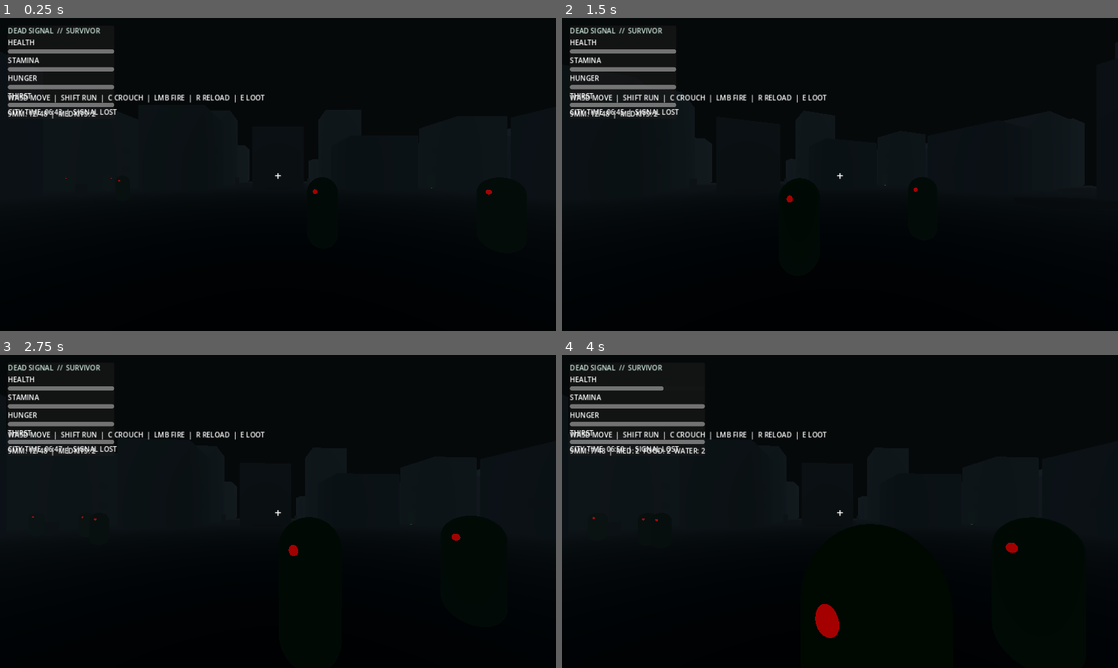
Above: before the commit, frames 1-4 (two rows, left to right).
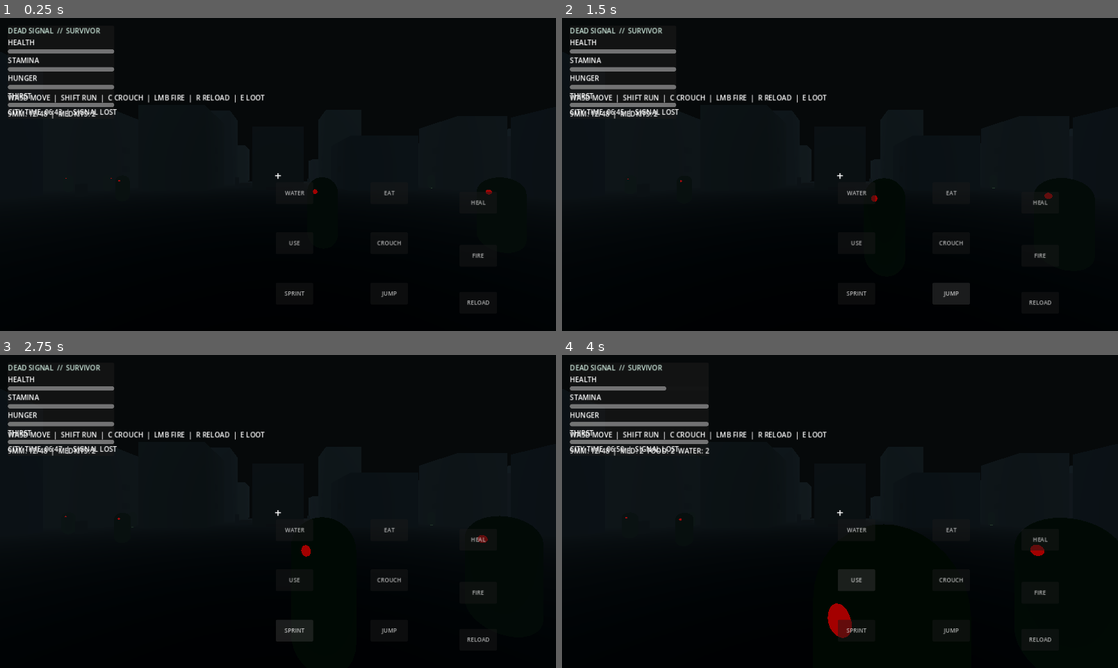
Above: after the commit, the same moments.

Repository: TeamNovaLauncher/DEAD-SIGNAL
Game: Godot game, scene res://scenes/main.tscn
Same seed, same stepped clock (60 frames per second), same inputs: the game is played once before the commit and once after it.
Inputs (mouse positions are in pixels of both pictures, inside the frame that each line leads up to):
- Up to frame 1 (0.25 s): no input
- Up to frame 2 (1.5 s): click (1040, 255) at 0.5 s, where only the run after the commit has a clickable "FIRE"; click (951, 293) at 1.25 s, where only the run after the commit has a clickable "JUMP"
- Up to frame 3 (2.75 s): click (294, 630) at 2 s, where only the run after the commit has a clickable "SPRINT"
- Up to frame 4 (4 s): click (951, 580) at 2.75 s, where only the run after the commit has a clickable "CROUCH"; click (856, 580) at 3.5 s, where only the run after the commit has a clickable "USE"

The runs differ from the first frame. In frame 1, 0.3% of the frame differs, in the area x 51-89%, y 55-92%; in frame 2, 0.8%; in frame 3, 0.9%; in frame 4, 1.7%, in the area x 5-88%, y 10-92%.
Error in both runs: Invalid assignment of property or key 'target_position' with value of type 'Vector3' on a base object of type 'null instance'. (res://scripts/player.gd:37)

Commit message:
Integrate on-screen Android controls

Diff:
--- a/scripts/world.gd
+++ b/scripts/world.gd
@@ -3,6 +3,7 @@
 const PLAYER_SCRIPT = preload("res://scripts/player.gd")
 const ZOMBIE_SCRIPT = preload("res://scripts/zombie.gd")
 const LOOT_SCRIPT = preload("res://scripts/loot.gd")
+const MOBILE_CONTROLS_SCRIPT = preload("res://scripts/mobile_controls.gd")
 var player
 var hud: CanvasLayer
 var elapsed := 0.0
@@ -158,6 +159,11 @@
     clock_label.position = Vector2(18, 205)
     hud.add_child(clock_label)
     player.stats_changed.connect(_update_hud)
+    var mobile_controls := Control.new()
+    mobile_controls.name = "MobileControls"
+    mobile_controls.set_script(MOBILE_CONTROLS_SCRIPT)
+    mobile_controls.set("player", player)
+    hud.add_child(mobile_controls)
 
 func _add_stat(parent: VBoxContainer, label_text: String, color: Color) -> ProgressBar:
     var label := Label.new()
